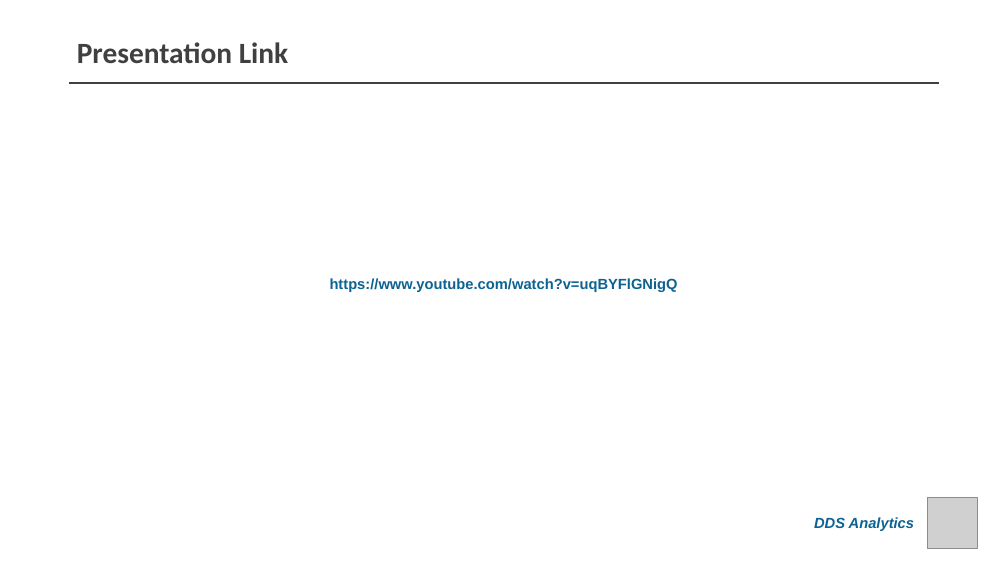
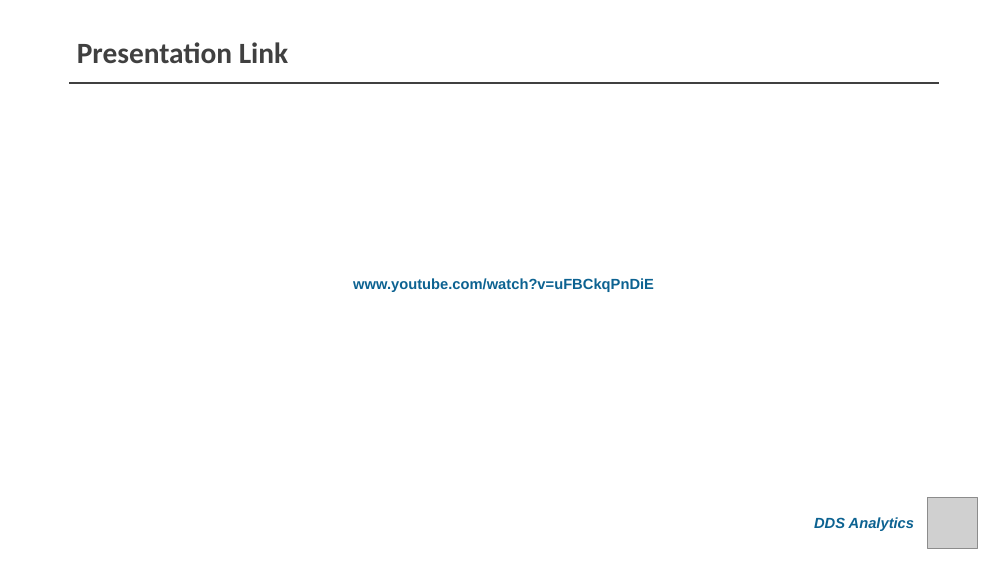
Before and after one commit to RobertLeePrice/MSDS6306_CaseStudy_2, a slide deck: slide 1 of MSDS6306_CaseStudy_02_RobertPrice.pptx. Drawn at 1008x567 pixels with LibreOffice and Linux fonts; fonts in the diff are those of the drawing; grey boxes stand for pictures. Boxes give left, top, right and bottom in pixels: in the first picture for what was removed or moved away, otherwise in the second. Text is boxed around its words. In the diff, an @@ line names an element or a change of style, - is before the commit and + after.

Commit message:
Updated presentation link.

```diff
--- a/MSDS6306_CaseStudy_02_RobertPrice.pptx
+++ b/MSDS6306_CaseStudy_02_RobertPrice.pptx
@@ text at bbox=[353, 278, 654, 292]: text changed @@
-https://www.youtube.com/watch?v=uqBYFlGNigQ
+www.youtube.com/watch?v=uFBCkqPnDiE
```
